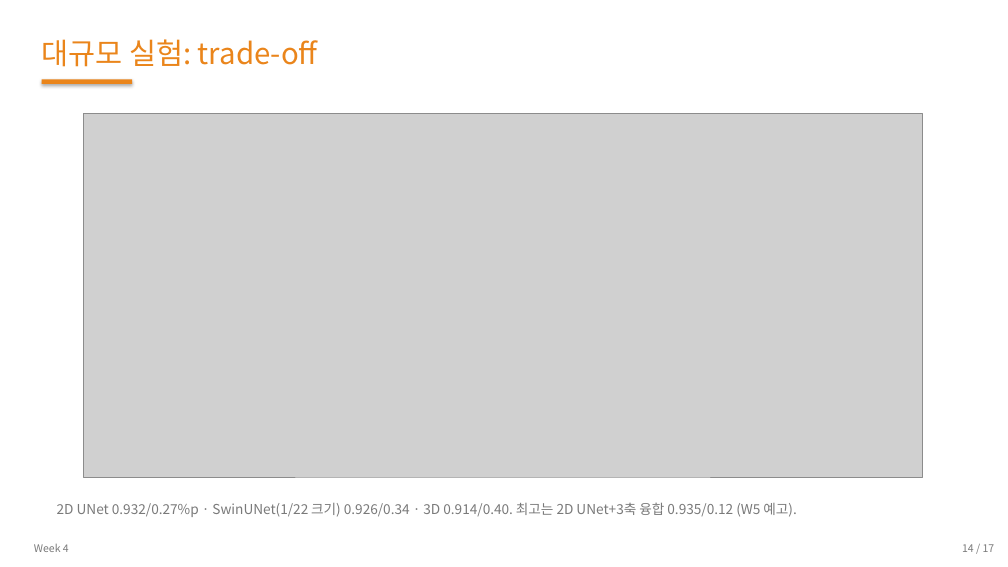
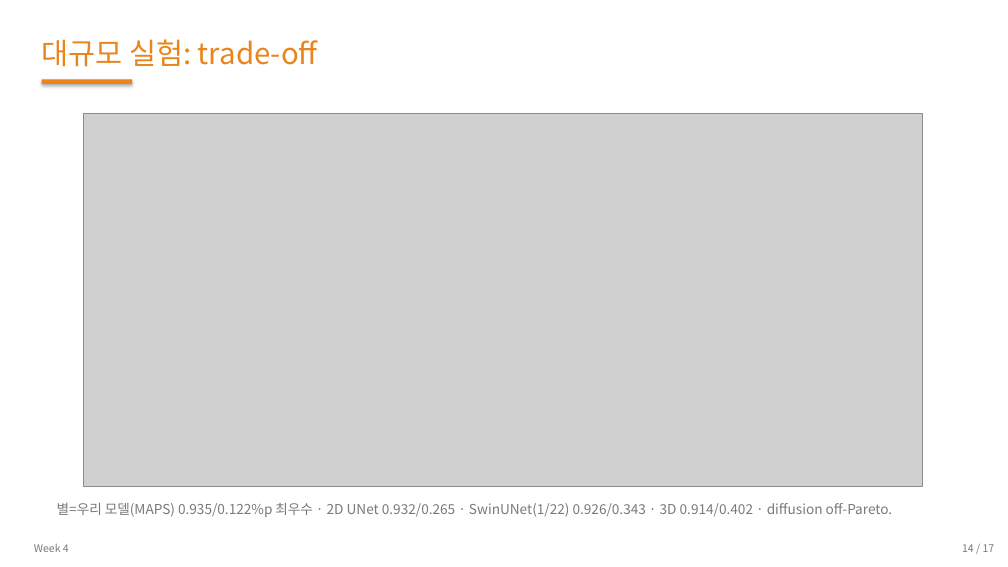
Before and after one commit to 01willy/Digital_rock_DL_Education, a slide deck: slide 14 of web/downloads/shared/w4/W4.pptx. Drawn at 1008x567 pixels with LibreOffice and Linux fonts; fonts in the diff are those of the drawing; grey boxes stand for pictures. Boxes give left, top, right and bottom in pixels: in the first picture for what was removed or moved away, otherwise in the second. Text is boxed around its words. In the diff, an @@ line names an element or a change of style, - is before the commit and + after.

```diff
--- a/web/downloads/shared/w4/W4.pptx
+++ b/web/downloads/shared/w4/W4.pptx
@@ picture: place and size @@
-picture at bbox=[83, 113, 923, 477]
+picture at bbox=[83, 113, 923, 486]
@@ text at bbox=[57, 503, 893, 517]: text changed @@
-2D UNet 0.932/0.27%p · SwinUNet(1/22 크기) 0.926/0.34 · 3D 0.914/0.40. 최고는 2D UNet+3축 융합 0.935/0.12 (W5 예고).
+별=우리 모델(MAPS) 0.935/0.122%p 최우수 · 2D UNet 0.932/0.265 · SwinUNet(1/22) 0.926/0.343 · 3D 0.914/0.402 · diffusion off-Pareto.
```
Also in this commit, not shown: 4 other slides changed, 15 other files.
